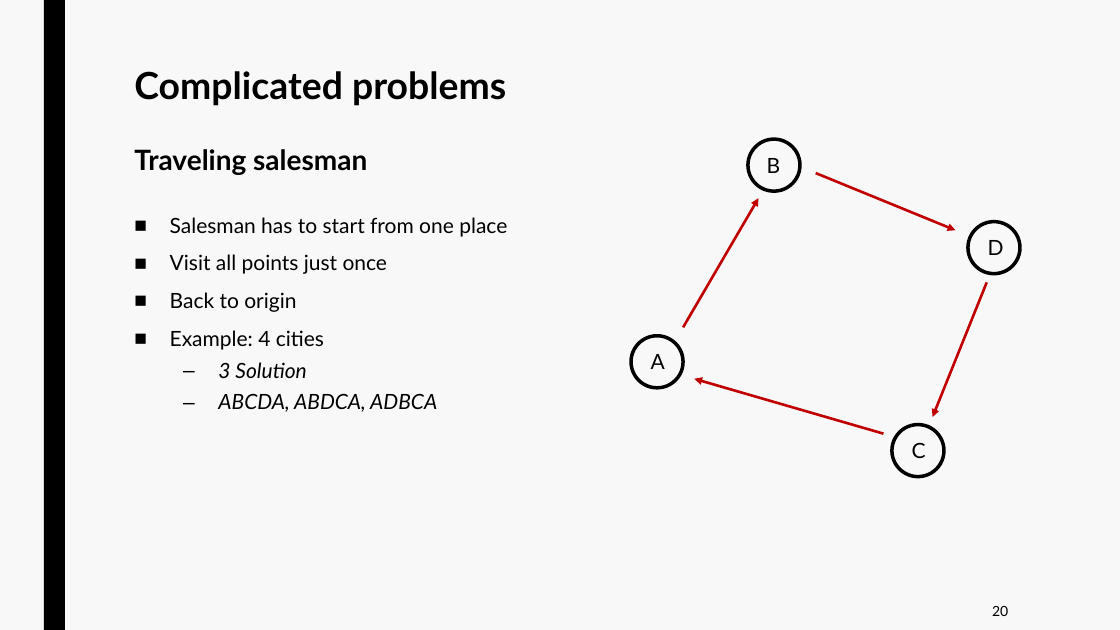
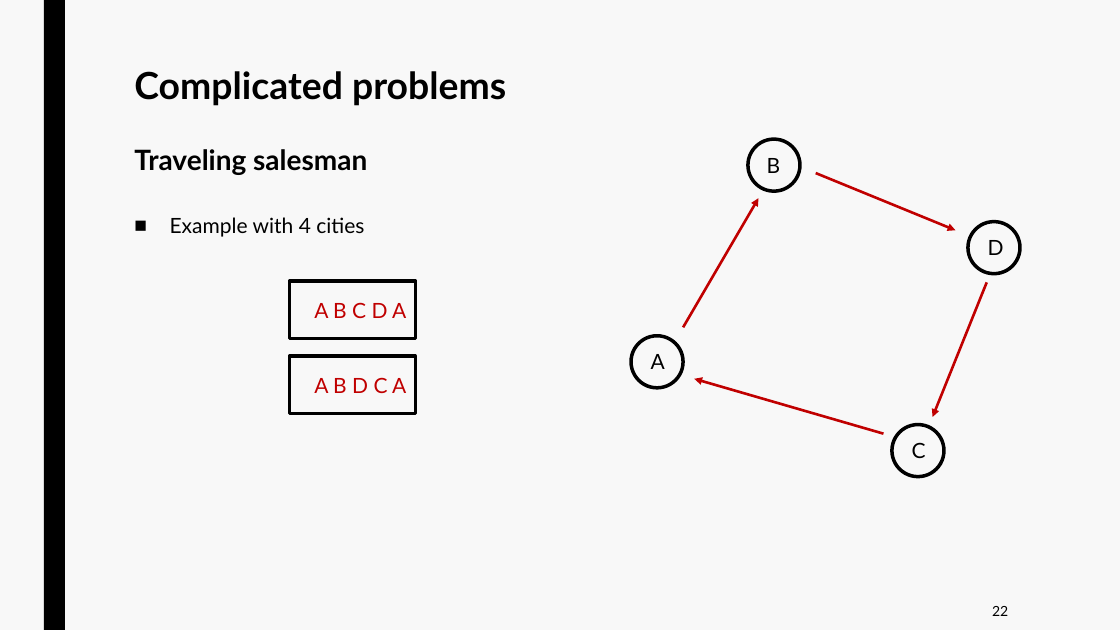
Before and after one commit to jurtasun/presentations, a slide deck: slide 21 of 202306_LMS_Complexity/230619_LMS_Complexity.ppt (slide 19 before the commit). Drawn at 1120x630 pixels with LibreOffice and Linux fonts; fonts in the diff are those of the drawing. Boxes give left, top, right and bottom in pixels: in the first picture for what was removed or moved away, otherwise in the second. Text is boxed around its words. In the diff, an @@ line names an element or a change of style, - is before the commit and + after.

```diff
--- a/202306_LMS_Complexity/230619_LMS_Complexity.ppt
+++ b/202306_LMS_Complexity/230619_LMS_Complexity.ppt
@@ text removed at (170,217,507,412) @@
-■ Salesman has to start from one place
-■ Visit all points just once
-■ Back to origin
-■ Example: 4 cities
-  – 3 Solution
-  – ABCDA, ABDCA, ADBCA
@@ text added at (170,217,364,237), 18 pt, text #000000 @@
+■ Example with 4 cities
@@ rectangle added at (290,281,416,339), outline #000000 3 pt @@
@@ text added at (314,302,406,318), 18 pt, text #C00000 @@
+A B C D A
@@ rectangle added at (290,356,416,413), outline #000000 3 pt @@
@@ text added at (314,377,406,393), 18 pt, text #C00000 @@
+A B D C A
@@ page number at (992,606,1008,616): text changed @@
-20
+22
```
Also in this commit, not shown: 10 other slides changed, 4 slides added, 1 slide removed.
